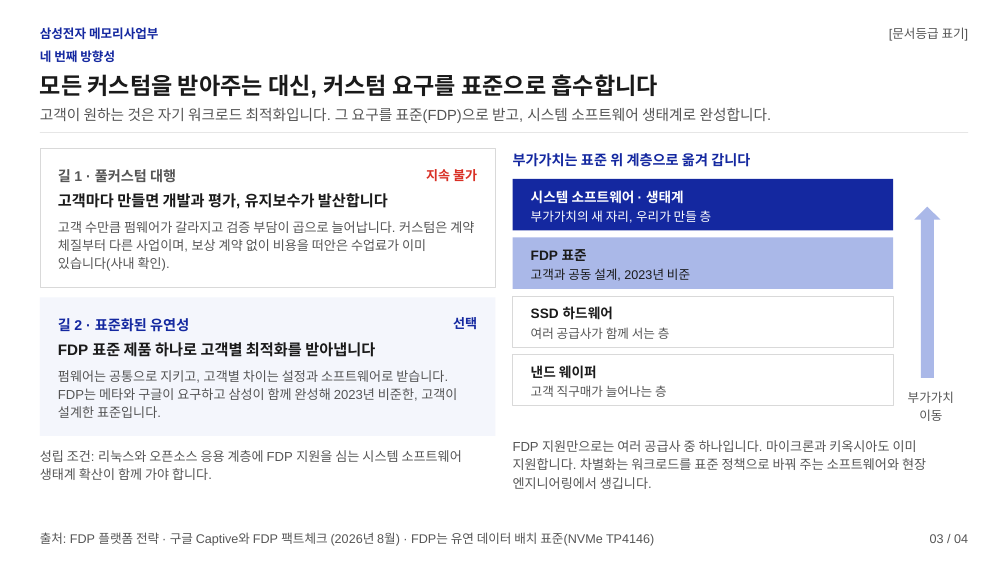
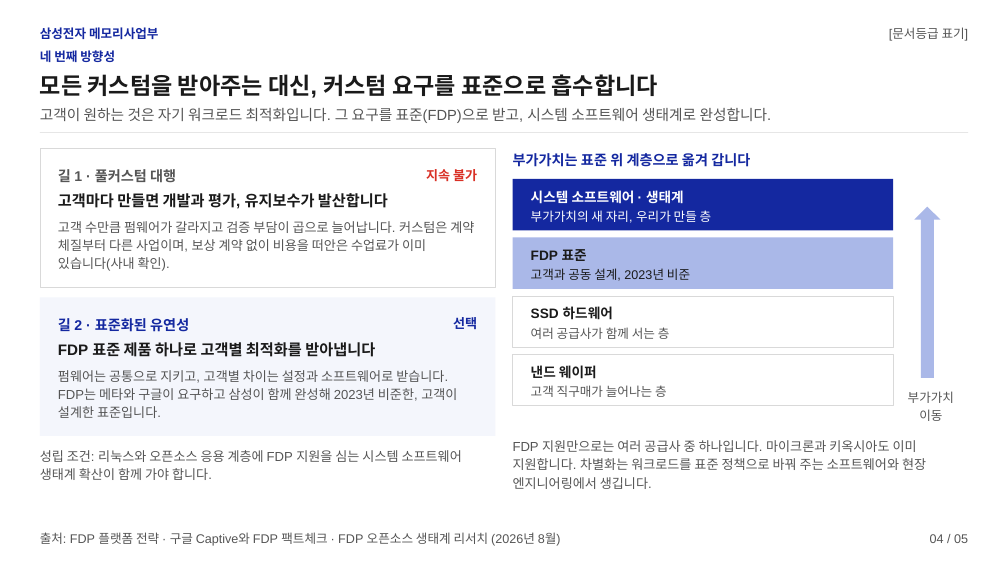
Before and after one commit to k31001/action-learning, a slide deck: slide 4 of outputs/presentation/ssd-strategy.pptx (slide 3 before the commit). Drawn at 1008x567 pixels with LibreOffice and Linux fonts; fonts in the diff are those of the drawing. Boxes give left, top, right and bottom in pixels: in the first picture for what was removed or moved away, otherwise in the second. Text is boxed around its words. In the diff, an @@ line names an element or a change of style, - is before the commit and + after.

```diff
--- a/outputs/presentation/ssd-strategy.pptx
+++ b/outputs/presentation/ssd-strategy.pptx
@@ text at (40, 532, 561, 546): text changed @@
-출처: FDP 플랫폼 전략 · 구글 Captive와 FDP 팩트체크 (2026년 8월) · FDP는 유연 데이터 배치 표준(NVMe TP4146)
+출처: FDP 플랫폼 전략 · 구글 Captive와 FDP 팩트체크 · FDP 오픈소스 생태계 리서치 (2026년 8월)
@@ text at (930, 534, 968, 543): text changed @@
-03 / 04
+04 / 05
```
Also in this commit, not shown: 3 other slides changed, 1 slide added, 8 other files.
